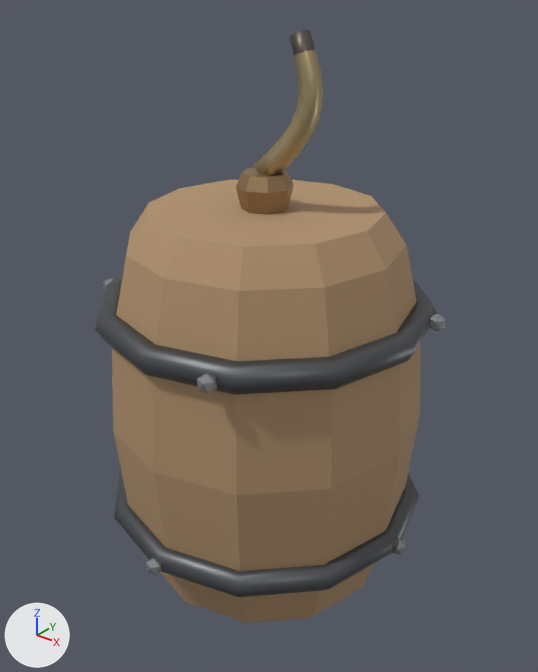
One commit to the glTF model assets/items/powder_keg/model.glb: the scene before it, then after it.
Before and after are seen from a camera (50 mm lens) standing at (0.573, -0.708, 0.813) and looking at (0.006, 0.001, 0.373). Every picture has the same lights, and +X, +Y and +Z are marked at lower left. The first picture is the older version. Vertices at exactly the same position are counted once.

The scene before the commit, as lines of its bpy script (objects in view):
```python
me_powder_keg = bpy.data.meshes.new('powder_keg')
me_powder_keg.from_pydata(...)  # 396 vertices, 758 faces; spans x -0.237..0.237, y -0.237..0.237, z 0.0..0.758
# faces by material slot: [198, 560]
me_powder_keg.materials.append(mat_powder_keg_body)
me_powder_keg.materials.append(mat_powder_keg_iron)
ob_powder_keg = bpy.data.objects.new('powder_keg', me_powder_keg)
ob_powder_keg.location = (0.0, 0.0, 0.0)
```
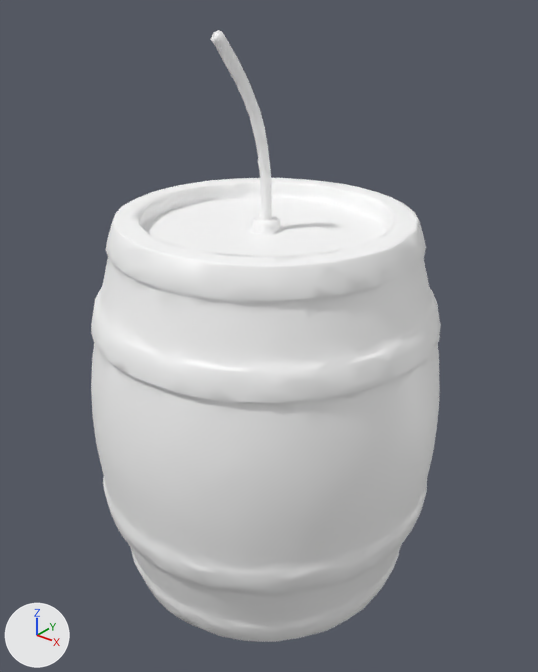
Location of each change, (x1, y1, x2, y2) in pixels of the pictures (538 x 672 px):
'powder_keg', reshaped, recoloured
    before: (95, 30, 445, 623)
    after: (91, 30, 441, 642)
part 1 of me_powder_keg, rebuilt
    before: (112, 180, 421, 623)
    after: (99, 124, 411, 525)
part 2 of me_powder_keg, added
    after: (91, 30, 441, 642)
part 3 of me_powder_keg, deleted
    before: (103, 278, 445, 575)
part 4 of me_powder_keg, deleted
    before: (114, 467, 419, 597)
part 5 of me_powder_keg, deleted
    before: (95, 30, 437, 395)

The change, as a list of edits to the scene's bpy script:
```text
Add mat_defaultmaterial:
    mat_defaultmaterial = bpy.data.materials.new('DefaultMaterial')
    mat_defaultmaterial.use_nodes = True; mat_defaultmaterial.node_tree.nodes.clear()
    _N = mat_defaultmaterial.node_tree.nodes; _L = mat_defaultmaterial.node_tree.links
    n0 = _N.new('ShaderNodeOutputMaterial'); n0.name = 'Material Output'
    n1 = _N.new('ShaderNodeBsdfPrincipled'); n1.name = 'Principled BSDF'
    n2 = _N.new('ShaderNodeVertexColor'); n2.name = 'Color Attribute'
    _L.new(n1.outputs[0], n0.inputs[0])  # 'BSDF' to 'Surface'
    _L.new(n2.outputs[0], n1.inputs[0])  # 'Color' to 'Base Color'
Change me_powder_keg:
    used by ob_powder_keg; location = (0.0, 0.0, 0.0)
    remove me_powder_keg.from_pydata(...)  # 396 vertices, 758 faces; spans x -0.237..0.237, y -0.237..0.237, z 0.0..0.758
    remove me_powder_keg.materials.append(mat_powder_keg_body)
    remove me_powder_keg.materials.append(mat_powder_keg_iron)
    add me_powder_keg.from_pydata(...)  # 4701 vertices, 9382 faces; spans x -0.238..0.238, y -0.238..0.238, z 0.0..0.758
    me_powder_keg part 1: the loose piece of 96 vertices spanning x -0.215..0.215, y -0.215..0.215, z 0.0..0.55 is rebuilt with 2327 vertices and now spans x -0.236..0.236, y -0.236..0.237, z 0.001..0.756, in mat_defaultmaterial
    me_powder_keg part 2: a new loose piece of 2374 vertices spanning x -0.238..0.238, y -0.238..0.238, z 0.0..0.758, in mat_defaultmaterial
    me_powder_keg part 3: 8 loose pieces with 96 vertices, spanning x -0.237..0.237, y -0.237..0.237, z 0.118..0.432, are deleted
    me_powder_keg part 4
    72 vertices are removed from x -0.227..0.227, y -0.227..0.227, z 0.114..0.146
    144 faces are deleted
    me_powder_keg part 5
    132 vertices are removed from x -0.224..0.224, y -0.224..0.224, z 0.404..0.758
    256 faces are deleted
    add me_powder_keg.materials.append(mat_defaultmaterial)
```
